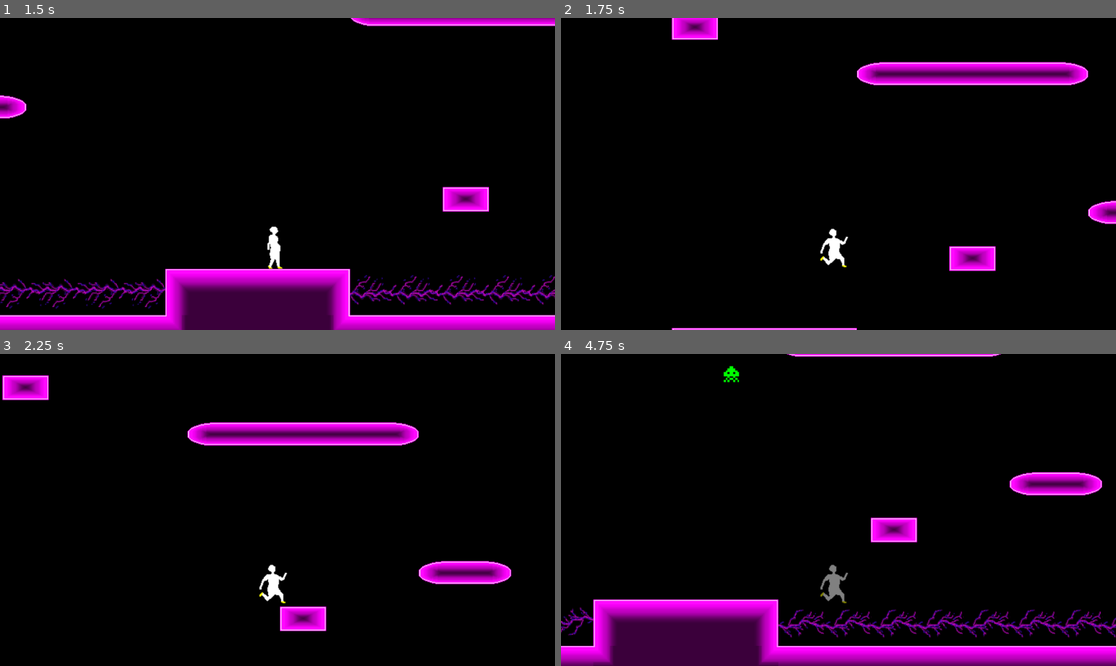
Above: before the commit, frames 1-4 (two rows, left to right).
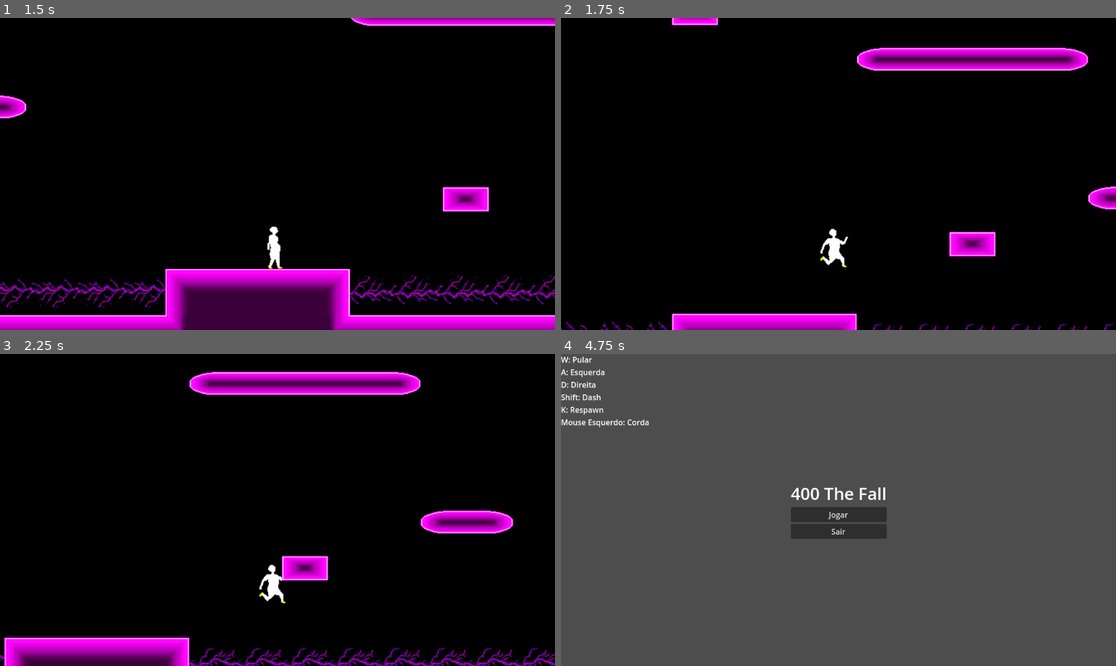
Above: after the commit, the same moments.

Repository: LHC-Games/game-code
Game: Godot game, scene res://Main.tscn
The game is run twice, just before and just after one commit, with the same random seed, the same clock (stepped at 60 frames per second) and the same inputs. Sound files missing from this copy of the repository are replaced by a short silence.
Inputs (mouse positions are in pixels of both pictures, inside the frame that each line leads up to):
- Up to frame 1 (1.5 s): click "Jogar" at 0.5 s; move the mouse to (399, 158) at 1.27 s; hold D (right) from 1.28 s (still down); hold S (advance_message, bound only after the commit) from 1.28 s (still down)
- Up to frame 2 (1.75 s): keep holding D (right); keep holding S (advance_message, bound only after the commit); tap Space (up) at 1.52 s; tap E (interact, bound only after the commit) at 1.55 s
- Up to frame 3 (2.25 s): keep holding D (right); move the mouse to (166, 525) at 2.02 s; release S (advance_message, bound only after the commit) at 2.03 s; tap E (interact, bound only after the commit) at 2.1 s
- Up to frame 4 (4.75 s): tap Space (up) at 2.27, 3.77, 4.52 s; tap S (advance_message, bound only after the commit) at 2.3, 3.8 s; move the mouse to (894, 441) at 2.77 s; release D (right) at 2.78 s; hold A (left) 2.78-3.53 s; hold E (interact, bound only after the commit) 2.78-3.53 s; tap Shift (dash) at 2.85 s; move the mouse to (810, 572) at 3.52 s; hold D (right) from 3.53 s (still down); click (810, 572) at 3.6 s; move the mouse to (1005, 556) at 4.27 s; hold S (advance_message, bound only after the commit) from 4.28 s (still down); tap E (interact, bound only after the commit) at 4.55 s

Frame 1 is identical in both runs. In frame 2, 8.8% of the frame differs, in the area x 0-100%, y 0-100%; in frame 3, 15%; in frame 4, 100%.

Commit message:
Diálogo e mudanças no controle

Diff:
--- a/project.godot
+++ b/project.godot
@@ -17,6 +17,7 @@
 [autoload]
 
 Autoload="*res://scripts/autoload.gd"
+DialogManager="*res://scripts/singleton/dialog_manager.gd"
 
 [display]
 
@@ -27,12 +28,12 @@
 grapple={
 "deadzone": 0.2,
 "events": [Object(InputEventMouseButton,"resource_local_to_scene":false,"resource_name":"","device":-1,"window_id":0,"a …(257 unchanged characters)…
+, Object(InputEventKey,"resource_local_to_scene":false,"resource_name":"","device":-1,"window_id":0,"alt_pressed":false,"shift_pressed":false,"ctrl_pressed":false,"meta_pressed":false,"pressed":false,"keycode":0,"physical_keycode":87,"key_label":0,"unicode":119,"location":0,"echo":false,"script":null)
 ]
 }
 up={
 "deadzone": 0.2,
-"events": [Object(InputEventKey,"resource_local_to_scene":fa …(140 unchanged characters)… d":false,"keycode":0,"physical_keycode":87,"key_label":0,"unicode":119,"location":0,"echo":false,"script":null)
-, Object(InputEventKey,"resource_local_to_scene":false,"resource_name":"","device":-1,"window_id":0,"alt_pressed":false,"shift_pressed":false,"ctrl_pressed":false,"meta_pressed":false,"pressed":false,"keycode":0,"physical_keycode":32,"key_label":0,"unicode":32,"location":0,"echo":false,"script":null)
+"events": [Object(InputEventKey,"resource_local_to_scene":fa …(140 unchanged characters)… d":false,"keycode":0,"physical_keycode":32,"key_label":0,"unicode":32,"location":0,"echo":false,"script":null)
 ]
 }
 right={
@@ -62,7 +63,17 @@
 }
 respawn={
 "deadzone": 0.2,
-"events": [Object(InputEventKey,"resource_local_to_scene":fa …(140 unchanged characters)… d":false,"keycode":0,"physical_keycode":75,"key_label":0,"unicode":107,"location":0,"echo":false,"script":null)
+"events": [Object(InputEventKey,"resource_local_to_scene":fa …(140 unchanged characters)… d":false,"keycode":0,"physical_keycode":82,"key_label":0,"unicode":114,"location":0,"echo":false,"script":null)
+]
+}
+interact={
+"deadzone": 0.2,
+"events": [Object(InputEventKey,"resource_local_to_scene":false,"resource_name":"","device":-1,"window_id":0,"alt_pressed":false,"shift_pressed":false,"ctrl_pressed":false,"meta_pressed":false,"pressed":false,"keycode":0,"physical_keycode":69,"key_label":0,"unicode":101,"location":0,"echo":false,"script":null)
+]
+}
+advance_message={
+"deadzone": 0.2,
+"events": [Object(InputEventKey,"resource_local_to_scene":false,"resource_name":"","device":-1,"window_id":0,"alt_pressed":false,"shift_pressed":false,"ctrl_pressed":false,"meta_pressed":false,"pressed":false,"keycode":0,"physical_keycode":83,"key_label":0,"unicode":115,"location":0,"echo":false,"script":null)
 ]
 }
 
--- /dev/null
+++ b/scenes/dialog_box.tscn
@@ -0,0 +1,34 @@
+[gd_scene load_steps=4 format=3 uid="uid://c5keet70flaow"]
+
+[ext_resource type="Script" uid="uid://dyhy6j6mib6m2" path="res://scripts/dialog_box.gd" id="1_df88m"]
+[ext_resource type="Texture2D" uid="uid://3gto644y7bk1" path="res://assets/Dialog (1).png" id="1_tihiy"]
+[ext_resource type="FontFile" uid="uid://lxfcs213shq8" path="res://assets/TextFont/RevMiniPixel.ttf" id="2_df88m"]
+
+[node name="dialog_box" type="MarginContainer"]
+offset_right = 215.0
+offset_bottom = 68.0
+script = ExtResource("1_df88m")
+
+[node name="background" type="NinePatchRect" parent="."]
+layout_mode = 2
+texture = ExtResource("1_tihiy")
+region_rect = Rect2(0, 0, 64, 64)
+patch_margin_left = 16
+patch_margin_top = 16
+patch_margin_right = 16
+patch_margin_bottom = 16
+
+[node name="label_margin" type="MarginContainer" parent="."]
+layout_mode = 2
+theme_override_constants/margin_left = 16
+theme_override_constants/margin_top = 16
+theme_override_constants/margin_right = 16
+theme_override_constants/margin_bottom = 16
+
+[node name="text_label" type="Label" parent="label_margin"]
+layout_mode = 2
+theme_override_colors/font_color = Color(0.733333, 0.929412, 1, 0.686275)
+theme_override_fonts/font = ExtResource("2_df88m")
+vertical_alignment = 1
+
+[node name="letter_timer_display" type="Timer" parent="."]
--- a/scenes/levels/Hardware.tscn
+++ b/scenes/levels/Hardware.tscn
@@ -9,7 +9,9 @@
 [ext_resource type="PackedScene" uid="uid://bn00764en6jcg" path="res://scenes/obstacle/Shock.tscn" id="8_6cec1"]
 [ext_resource type="Texture2D" uid="uid://dht1j1w78w2hj" path="res://assets/FontAssets.png" id="9_6cec1"]
 [ext_resource type="PackedScene" uid="uid://k0i1wqeoof5h" path="res://scenes/FinalPoint.tscn" id="12_0kv8f"]
+[ext_resource type="Script" uid="uid://2u7sw33qtkar" path="res://scenes/levels/node_2d.gd" id="13_3rl28"]
 [ext_resource type="PackedScene" uid="uid://dkipgfk84l0r8" path="res://scenes/obstacle/Processor.tscn" id="14_3rl28"]
+[ext_resource type="Texture2D" uid="uid://v6lkfdeh38sn" path="res://assets/dialog_icon-removebg-preview.png" id="14_p2txi"]
 [ext_resource type="PackedScene" uid="uid://bufogtl1y0snu" path="res://scenes/obstacle/Wind.tscn" id="15_p2txi"]
 [ext_resource type="AudioStream" uid="uid://bsko0hptuvkgv" path="res://assets/soundeffects/Byte Rush.mp3" id="17_crxwn"]
 
@@ -229,6 +231,14 @@
 physics_layer_0/collision_layer = 4
 sources/0 = SubResource("TileSetAtlasSource_wc5i2")
 
+[sub_resource type="TileSetAtlasSource" id="TileSetAtlasSource_hxptn"]
+texture = ExtResource("2_pirhb")
+texture_region_size = Vector2i(64, 64)
+7:7/0 = 0
+
+[sub_resource type="TileSet" id="TileSet_juowp"]
+sources/0 = SubResource("TileSetAtlasSource_hxptn")
+
 [sub_resource type="GDScript" id="GDScript_crxwn"]
 script/source = "extends AudioStreamPlayer
 
@@ -238,17 +248,25 @@
 	play()
 "
 
+[sub_resource type="RectangleShape2D" id="RectangleShape2D_0kv8f"]
+size = Vector2(98, 87)
+
 [node name="Hardware" type="Node2D"]
 
 [node name="TileMapLayers" type="Node" parent="."]
 
 [node name="Map" type="TileMapLayer" parent="TileMapLayers"]
-tile_map_data = PackedByteArray("AADz/wgAAgABAAEAAAD0/wgAAgA …(78607 unchanged characters)… AFAAEAAAA3AA4AAwAFAAIAAAA4AAsAAgACAAQAAAD1/wQAAQAAAAAAAAA5AOn/AQAAAAAAAAA=")
+tile_map_data = PackedByteArray("AADz/wgAAgABAAEAAAD0/wgAAgA …(78607 unchanged characters)… AFAAEAAAA3AA4AAwAFAAIAAAA4AAsAAgACAAQAAAA=")
 tile_set = SubResource("TileSet_ulx1c")
 
 [node name="TileMapLayer" type="TileMapLayer" parent="TileMapLayers"]
 tile_map_data = PackedByteArray("AAD3//T/AAAEAAAAAAD8//T/AAAEAAAAAADx/+7/AAAEAAAAAADu/+j/AAAEAAAAAAD1/+L/AAAEAAAAAAD2/+ …(1632 unchanged characters)…
 tile_set = SubResource("TileSet_hxptn")
+
+[node name="TileMapLayer2" type="TileMapLayer" parent="TileMapLayers"]
+z_index = -5
+tile_map_data = PackedByteArray("AADV/xwAAAAHAAcAAAA=")
+tile_set = SubResource("TileSet_juowp")
 
 [node name="Checkpoints" type="Node" parent="."]
 
@@ -355,7 +373,7 @@
 direction = 1
 
 [node name="Player2" parent="." instance=ExtResource("5_yao8h")]
-position = Vector2(-750, 452)
+position = Vector2(1761, -1328)
 
 [node name="Background music" type="AudioStreamPlayer" parent="."]
 stream = ExtResource("17_crxwn")
@@ -363,4 +381,26 @@
 autoplay = true
 script = SubResource("GDScript_crxwn")
 
+[node name="Dialogs" type="Node" parent="."]
+
+[node name="dialog1" type="Node2D" parent="Dialogs"]
+position = Vector2(-679, 455)
+script = ExtResource("13_3rl28")
+
+[node name="texture" type="Sprite2D" parent="Dialogs/dialog1"]
+visible = false
+position = Vector2(-6, -46)
+scale = Vector2(0.3, 0.311765)
+texture = ExtResource("14_p2txi")
+region_enabled = true
+region_rect = Rect2(55, 70, 115, 85)
+
+[node name="area_sign" type="Area2D" parent="Dialogs/dialog1"]
+position = Vector2(0, 5)
+collision_layer = 2
+
+[node name="collision" type="CollisionShape2D" parent="Dialogs/dialog1/area_sign"]
+position = Vector2(-2, -10.5)
+shape = SubResource("RectangleShape2D_0kv8f")
+
 [connection signal="finished" from="Background music" to="Background music" method="_on_finished"]
--- /dev/null
+++ b/scenes/levels/node_2d.gd
@@ -0,0 +1,22 @@
+extends Node2D
+
+@onready var texture = $texture
+@onready var area_sign = $area_sign
+
+const lines : Array[String] = [
+	"Use E para interagir e S para avançar dialogos",
+	"A e D para se movimentar",
+	"W ou Space para pular",
+]
+
+func _unhandled_input(event):
+	if area_sign.get_overlapping_bodies().size() > 0:
+		texture.show()
+		if event.is_action_pressed("interact") && DialogManager.is_message_active:
+			texture.hide()
+			DialogManager.start_message(global_position, lines)
+		else:
+			texture.hide()
+			if DialogManager.dialog_box != null:
+				DialogManager.dialog_box.queue_free()
+				DialogManager.is_message_active = false
--- /dev/null
+++ b/scripts/dialog_box.gd
@@ -0,0 +1,64 @@
+extends MarginContainer
+
+@onready var text_label: Label = $Label_Margin/Text_Label
+@onready var letter_timer_display: Timer = $Letter_timer_display
+
+const MAX_WIDTH = 256
+
+var text = ""
+var letter_index = 0
+
+var letter_display_timer := 0.07
+var space_display_timer := 0.05
+var punctuaction_display_timer := 0.02
+
+signal text_display_finished()
+
+func display_text(text_to_display: String):
+	text = text_to_display
+	text_label.text = text_to_display
+
+	await resized
+
+	custom_minimum_size.x = min(size.x, MAX_WIDTH)
+
+	if size.x > MAX_WIDTH:
+		text_label.autowrap_mode = TextServer.AUTOWRAP_WORD
+		await resized
+		await resized
+		custom_minimum_size.y = size.y
+
+	global_position.x -= size.x / 2
+	global_position.y -= size.y + 24
+	text_label.text = ""
+	display_letter()
+
+
+func display_letter():
+	text_label.text += text[letter_index]
+	letter_index += 1
+
+	if letter_index >= text.length():
+		text_display_finished.emit()
+		return
+
+	match text[letter_index]:
+		"!", "?", ",", ".":
+			letter_timer_display.start(punctuaction_display_timer)
+		" ":
+			letter_timer_display.start(space_display_timer)
+		"_":
+			letter_timer_display.start(letter_display_timer)
+
+func _on_letter_timer_display_timeout():
+	display_letter()
+
+
+# Called when the node enters the scene tree for the first time.
+func _ready() -> void:
+	pass # Replace with function body.
+
+
+# Called every frame. 'delta' is the elapsed time since the previous frame.
+func _process(delta: float) -> void:
+	pass
--- a/scripts/player/jump.gd
+++ b/scripts/player/jump.gd
@@ -2,7 +2,7 @@
 
 @onready var player := get_parent()
 
-@export var jump_velocity = -500.0
+@export var jump_velocity = -400.0
 
 func _physics_process(_delta: float) -> void:
 	if not player.die.is_die and player.is_on_floor() and Input.is_action_just_pressed("up"):
--- /dev/null
+++ b/scripts/singleton/dialog_manager.gd
@@ -0,0 +1,43 @@
+extends Node
+
+@onready var dialog_box_scene = preload("res://scripts/dialog_box.gd")
+var message_lines: Array[String] = []
+var current_line = 0
+
+var dialog_box
+var dialog_box_position := Vector2.ZERO
+
+var is_message_active := false
+var can_advance_message := false
+
+func start_message(position: Vector2, lines: Array[String]):
+	if is_message_active:
+		return
+
+	message_lines = lines
+	dialog_box_position = position
+	show_text()
+	is_message_active = true
+
+func show_text():
+	dialog_box = dialog_box_scene.instantiate()
+	dialog_box.text_display_finished.connect(_on_all_text_displayed)
+	get_tree().root.add_child(dialog_box)
+	dialog_box.global_position = dialog_box_position
+	dialog_box.display_text(message_lines[current_line])
+	can_advance_message = false
+
+func _on_all_text_displayed():
+	can_advance_message = true
+
+func _unhandled_input(event):
+	if(event.is_action_pressed("advance_message") && is_message_active && can_advance_message):
+		dialog_box.queue_free()
+		current_line += 1
+
+		if current_line >= message_lines.size():
+			is_message_active = false
+			current_line = 0
+			return
+
+		show_text()
Binary file added: assets/Dialog (1).png
Not shown, added: assets/Dialog (1).png.import
Binary file added: assets/TextFont/RevMiniPixel.ttf
Not shown, added: assets/TextFont/RevMiniPixel.ttf.import
Binary file added: assets/dialog icon.png
Not shown, added: assets/dialog icon.png.import
Binary file added: assets/dialog_icon-removebg-preview.png
Not shown, added: assets/dialog_icon-removebg-preview.png.import
Binary file added: assets/exclamation.jpg
Not shown, added: assets/exclamation.jpg.import
Not shown: 1 places in scenes/levels/Hardware.tscn that only renumber resources
Not shown, added: scenes/levels/node_2d.gd.uid
(and 2 more such lines)
